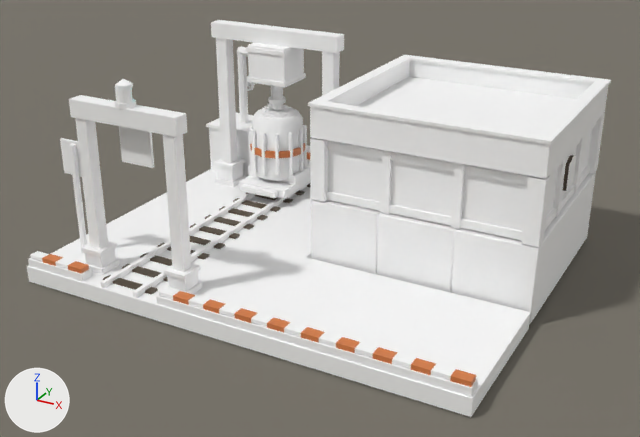
Before and after pictures for a commit that changed the Blender file src/DeepFrontier/Art/Source/RadioactiveWasteExport-ReferenceStudy.blend.
One viewpoint serves both versions: a 50 mm camera at (2.2, -12.11, 5.33) aimed at (-2.93, -2.79, 0.67). Every picture has the same lights, and +X, +Y and +Z are marked at lower left. The first picture is the older version.

Names of what the first picture shows: 'Plane', 'RadioactiveWasteExport.Architecture', 'RadioactiveWasteExport.CaskCar' and 2 more.
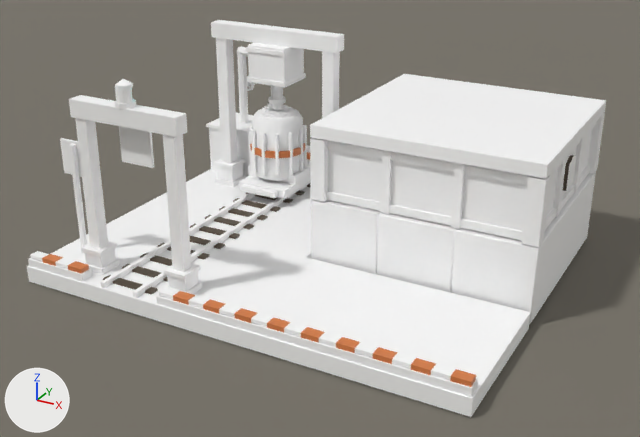
Boxes (x1, y1, x2, y2) around the edits, measured in the pictures (640 x 437 px):
'RadioactiveWasteExport.Architecture', reshaped
    before: (27, 20, 611, 417)
    after: (27, 20, 606, 417)
part 1 of me_radioactivewasteexport_architecture, deleted
    before: (308, 55, 611, 165)

Edits to the bpy script that builds the scene:
```text
Change me_radioactivewasteexport_architecture:
    used by ob_radioactivewasteexport_architecture; location = (0.0, 0.0, 0.0)
    remove me_radioactivewasteexport_architecture.from_pydata(...)  # 2953 vertices, 1349 faces; spans x -6.0..0.02, y -5.0..0.04, z -0.02..2.74
    add me_radioactivewasteexport_architecture.from_pydata(...)  # 2889 vertices, 1303 faces; spans x -6.0..0.0, y -5.0..0.04, z -0.02..2.74
    me_radioactivewasteexport_architecture part 1: 8 loose pieces with 64 vertices, spanning x -2.97..0.02, y -3.02..-0.13, z 2.0..2.28, are deleted
```
